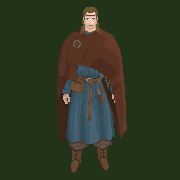
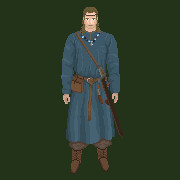
Layer changes from the first w=180, h=180 image to the second:
hid "cloak copy #1" over left=57, top=25, right=127, bottom=142
painted on "baldric" over left=105, top=94, right=109, bottom=105
